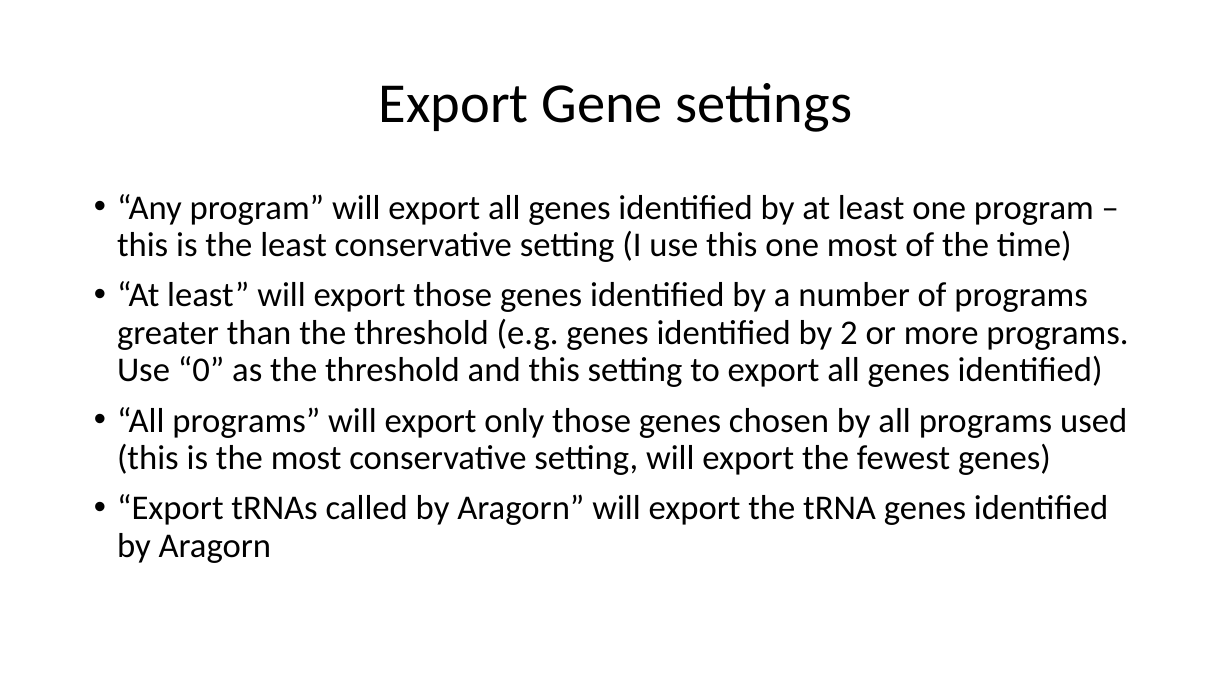
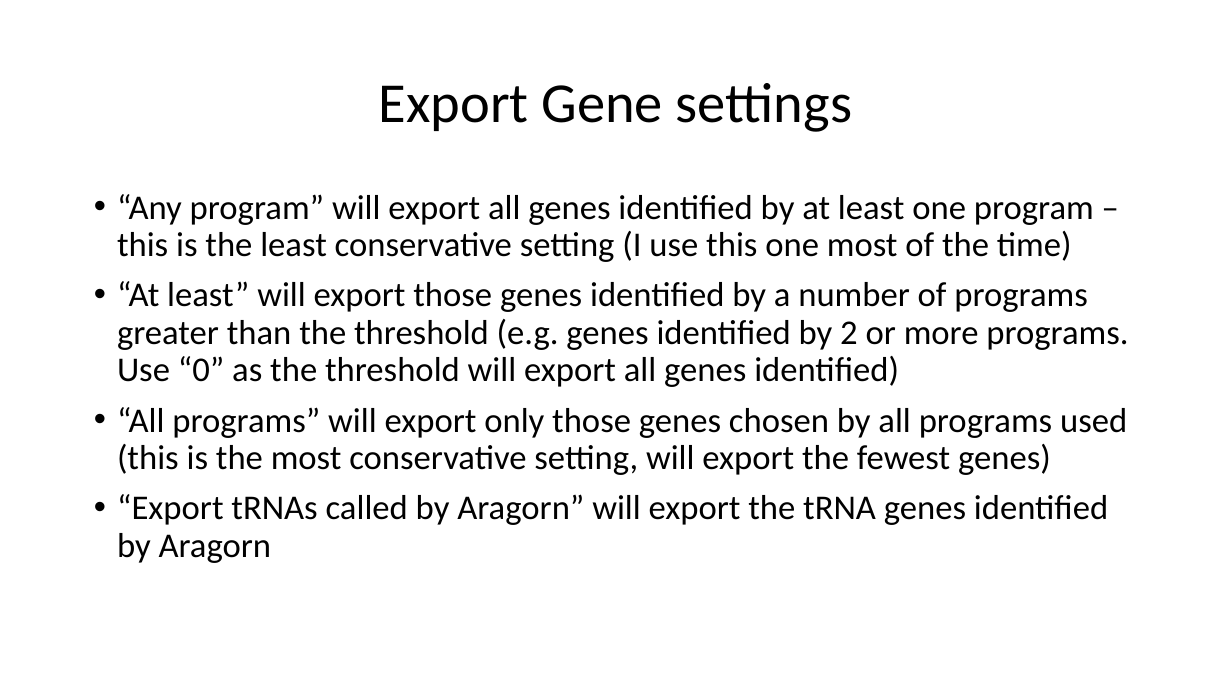
Before and after one commit to sarah-harris/PhageCommander, a slide deck: slide 16 of Phage Commander User Guide.pptx. Drawn at 1232x693 pixels with LibreOffice and Linux fonts; fonts in the diff are those of the drawing. Boxes give left, top, right and bottom in pixels: in the first picture for what was removed or moved away, otherwise in the second. Text is boxed around its words. In the diff, an @@ line names an element or a change of style, - is before the commit and + after.

```diff
--- a/Phage Commander User Guide.pptx
+++ b/Phage Commander User Guide.pptx
@@ text at (117,281,1128,387): text changed @@
-• “At least” will export those genes identified by a number of programs greater than the threshold (e.g. genes identified by 2 or more programs. Use “0” as the threshold and this setting to export all genes identified)
+• “At least” will export those genes identified by a number of programs greater than the threshold (e.g. genes identified by 2 or more programs. Use “0” as the threshold will export all genes identified)
```
Also in this commit, not shown: 6 other slides changed, 1 slide added, 2 other files.
